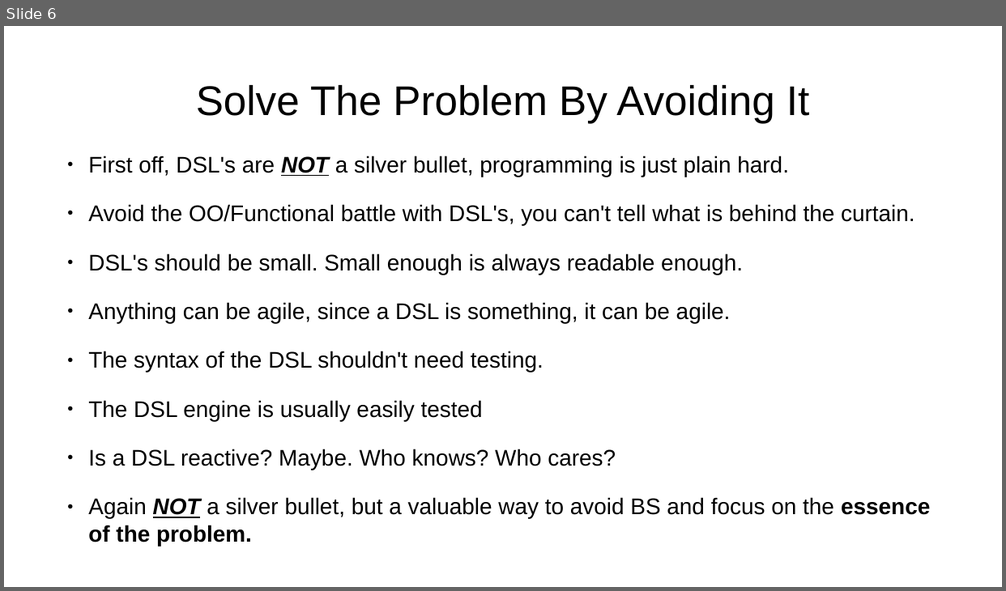
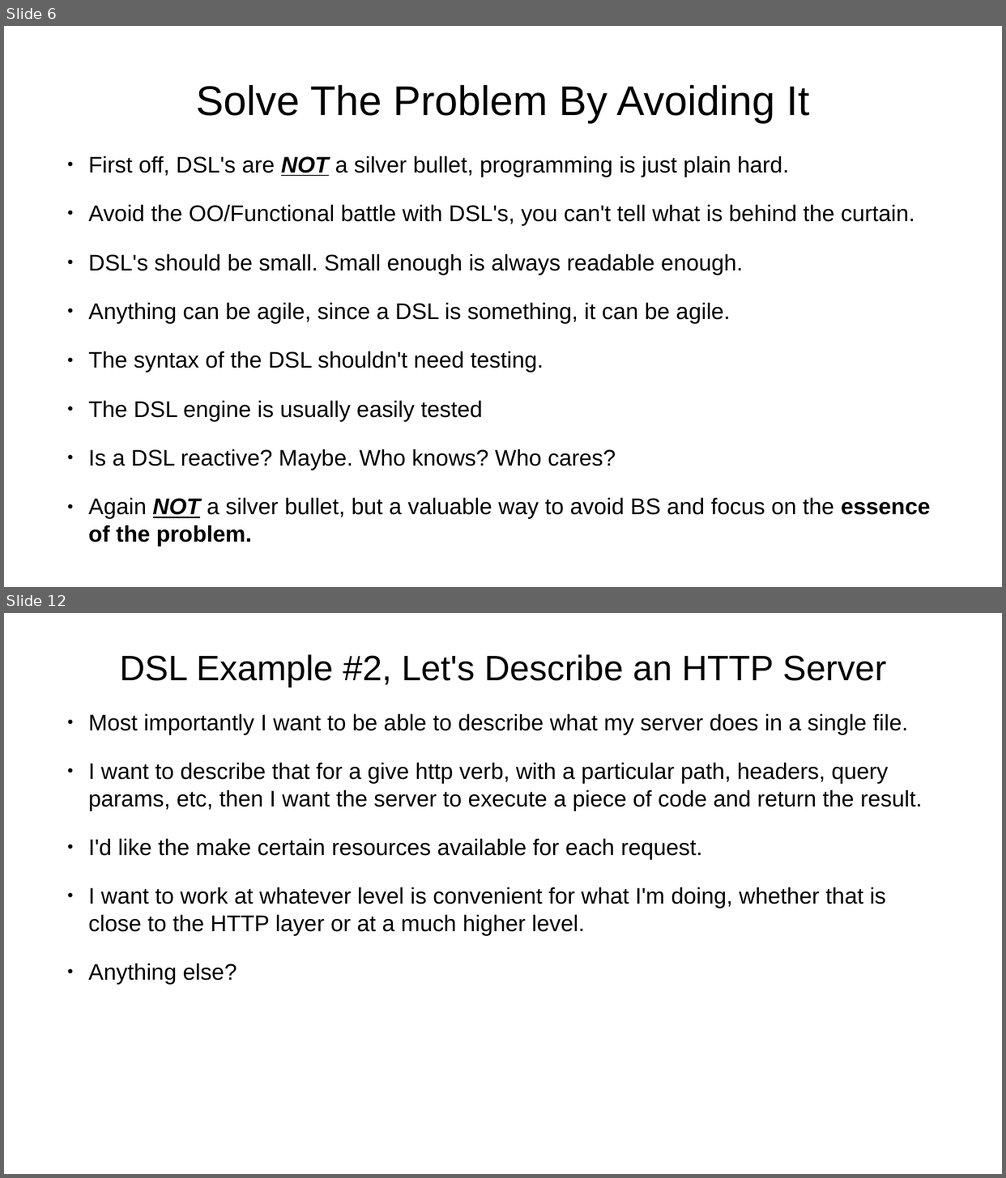
Before and after one commit to dwclark/modern-dsls, a slide deck: presentation.odp. Shown one above the other, each under a label of ours: slide 6 before the commit, slides 6 and 12 after it; the slides between them are not shown. The pictures are 1006x591 and 1006x1178 pixels, drawn with LibreOffice and Linux fonts; fonts in the diff are those of the drawing. Boxes give left, top, right and bottom in pixels: in the first picture for what was removed or moved away, otherwise in the second. Text is boxed around its words. In the diff, an @@ line names an element or a change of style, - is before the commit and + after.

```diff
--- a/presentation.odp
+++ b/presentation.odp
@@ slide 12 added at (4,613,1002,1174), background #FFFFFF @@
@@ title added at (120,654,886,688), 28 pt, text #000000 @@
+DSL Example #2, Let's Describe an HTTP Server
@@ text added at (88,713,922,984), 18 pt, text #000000 @@
+● Most importantly I want to be able to describe what my server does in a single file.
+● I want to describe that for a give http verb, with a particular path, headers, query params, etc, then I want the server to execute a piece of code and return the result.
+● I'd like the make certain resources available for each request.
+● I want to work at whatever level is convenient for what I'm doing, whether that is close to the HTTP layer or at a much higher level.
+● Anything else?
```
Also in this commit, not shown: 3 slides changed, 8 other slides added, 1 other file.
